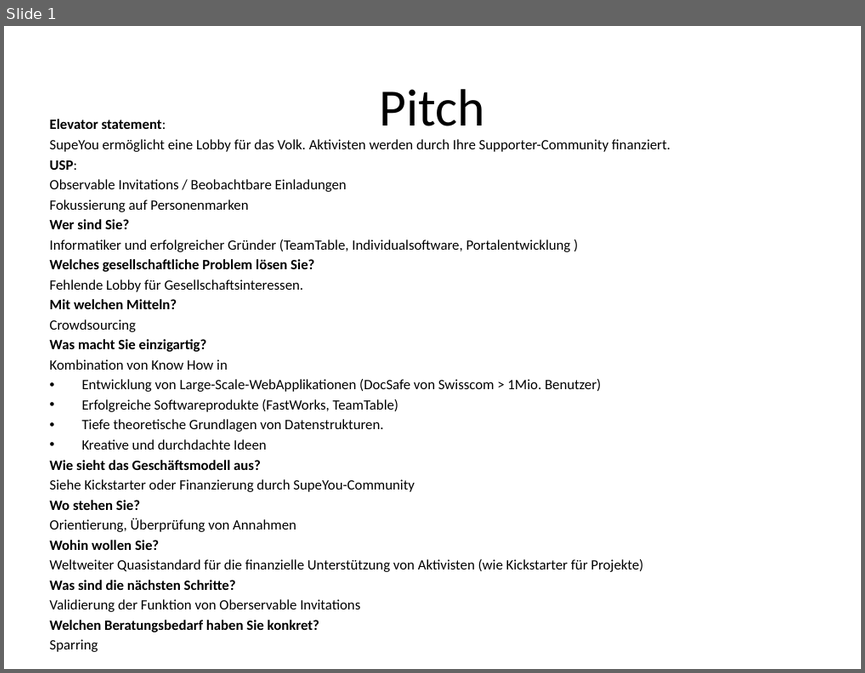
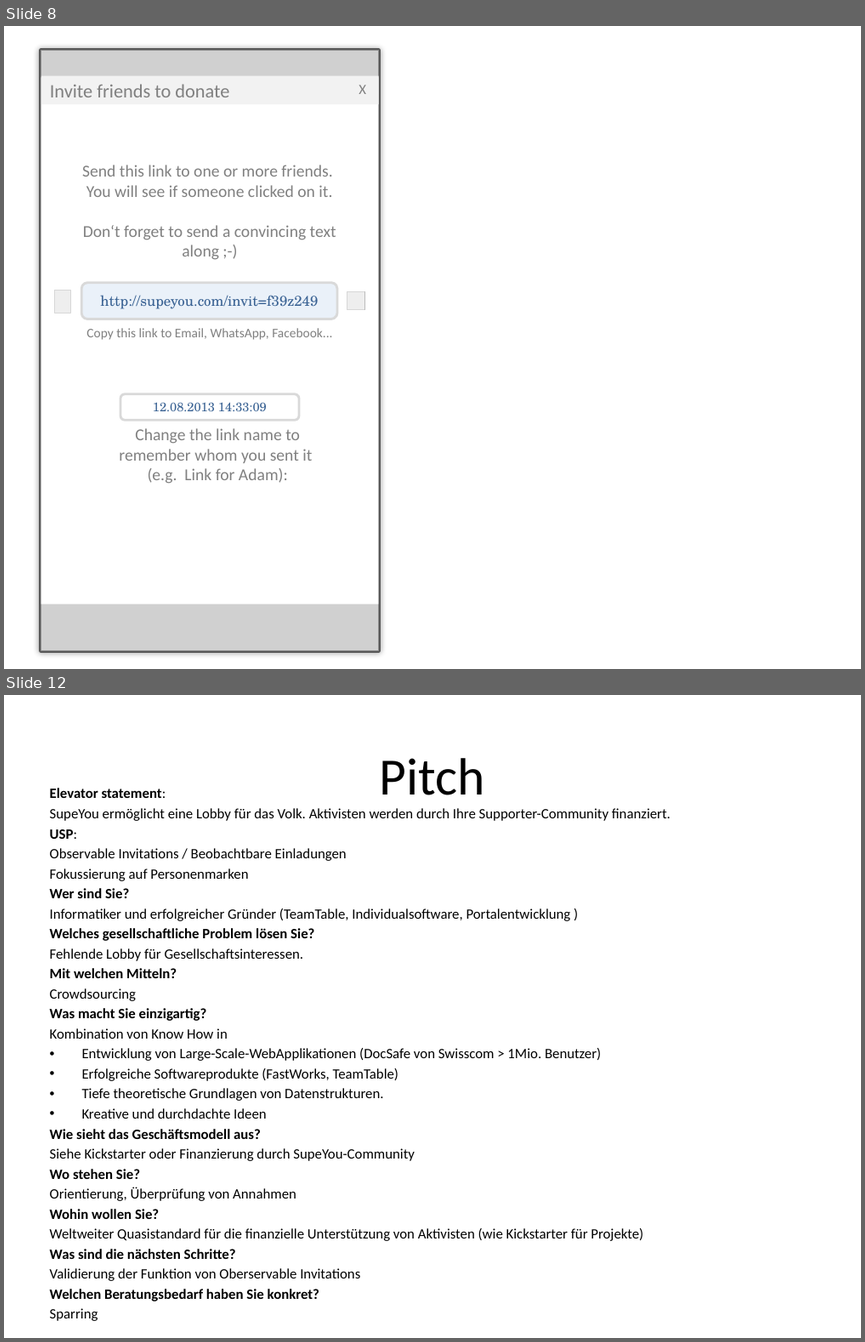
Before and after one commit to MoritzTheile/com.supeyou, a slide deck: com.supeyou.project/doc/SupeYou.pptx. Shown one above the other, each under a label of ours: slide 1 before the commit, slides 8 and 12 after it; the slides between them are not shown. The pictures are 865x673 and 865x1342 pixels, drawn with LibreOffice and Linux fonts; fonts in the diff are those of the drawing; grey boxes stand for pictures. Boxes give left, top, right and bottom in pixels: in the first picture for what was removed or moved away, otherwise in the second. Text is boxed around its words. In the diff, an @@ line names an element or a change of style, - is before the commit and + after.

```diff
--- a/com.supeyou.project/doc/SupeYou.pptx
+++ b/com.supeyou.project/doc/SupeYou.pptx
@@ slide 8 added at (4,26,861,669), background #FFFFFF @@
@@ rectangle added at (41,51,378,651), outline #595959 3.75 pt @@
@@ picture added at (41,51,378,651) @@
@@ rectangle added at (41,75,380,104), fill #F2F2F2, 16 pt, text #808080 @@
+Invite friends to donate
@@ rectangle added at (41,77,378,603), fill #FFFFFF @@
@@ text added at (358,85,366,94), 12 pt, text #808080 @@
+X
@@ text added at (82,165,336,260), 14 pt, text #808080 @@
+Send this link to one or more friends.
+You will see if someone clicked on it.
+Don‘t forget to send a convincing text along ;-)
@@ rectangle added at (53,272,75,324), fill #FFFFFF at 66% opacity @@
@@ rectangle added at (343,275,364,327), fill #FFFFFF at 66% opacity @@
@@ picture added at (54,290,71,313) @@
@@ rounded rectangle added at (82,282,337,319), fill #C6D9F1 at 36% opacity, outline #D9D9D9 2 pt, 12 pt, text #376092 @@
+http://supeyou.com/invit=f39z249
@@ picture added at (347,291,364,310) @@
@@ text added at (86,328,332,340), 11 pt, text #808080 @@
+Copy this link to Email, WhatsApp, Facebook...
@@ rounded rectangle added at (120,393,299,420), outline #D9D9D9 2 pt, 10.5 pt, text #376092 @@
+12.08.2013 14:33:09
@@ text added at (119,428,312,483), 14 pt, text #808080 @@
+Change the link name to remember whom you sent it
+(e.g. Link for Adam):
@@ what was slide 1 is now slide 12 @@
```
Also in this commit, not shown: 1 slide changed, 9 other slides added.
